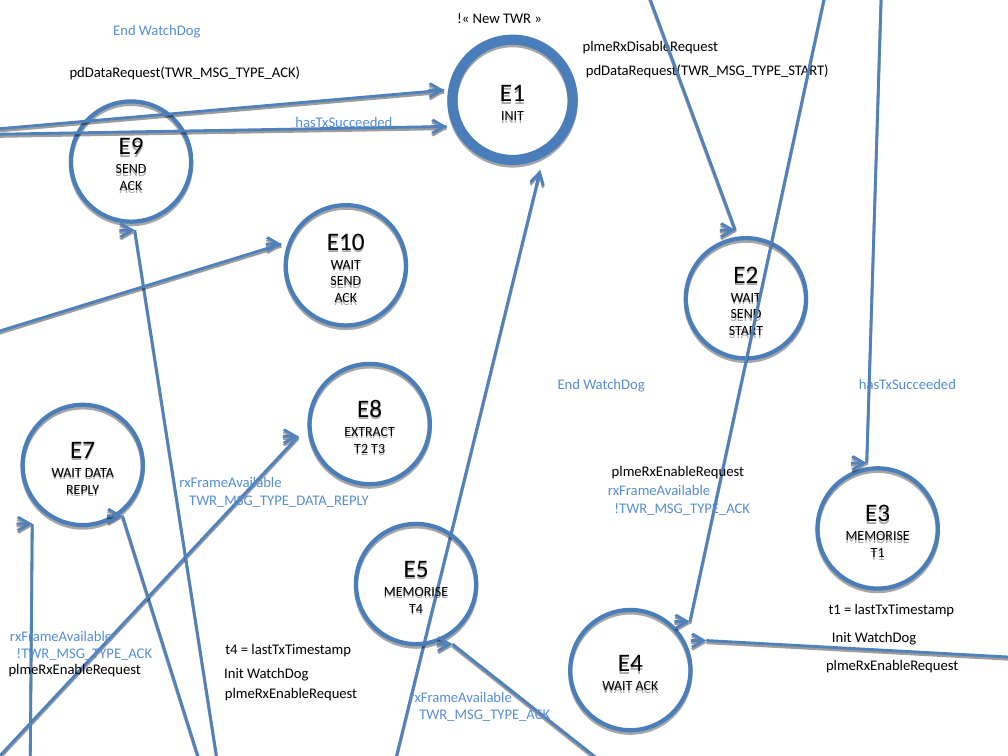
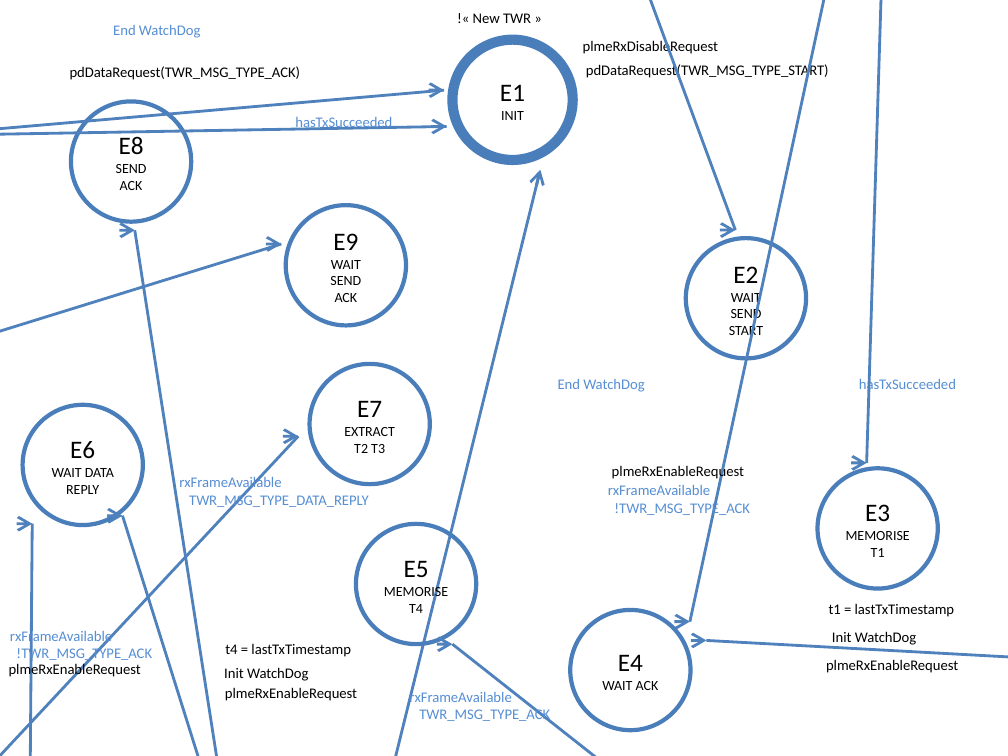
Before and after one commit to irit-rmess/DecaDuino, a slide deck: slide 1 of twrDecaDuino_A.odp. Drawn at 1008x756 pixels with LibreOffice and Linux fonts; fonts in the diff are those of the drawing. Boxes give left, top, right and bottom in pixels: in the first picture for what was removed or moved away, otherwise in the second. Text is boxed around its words. In the diff, an @@ line names an element or a change of style, - is before the commit and + after.

```diff
--- a/twrDecaDuino_A.odp
+++ b/twrDecaDuino_A.odp
@@ shadow off in 13 elements at (453, 39, 573, 159), (685, 238, 805, 358), (817, 469, 937, 589), (571, 610, 690, 730), (356, 524, 476, 644), (584, 95, 753, 230), (634, 518, 719, 622), (22, 405, 142, 525), (309, 364, 429, 484), (71, 230, 299, 467), (285, 206, 405, 326), (341, 111, 447, 192), (71, 102, 191, 222) @@
@@ text in ellipse at (119, 136, 144, 155): text changed @@
-E9
+E8
@@ text in ellipse at (333, 233, 358, 250): text changed @@
-E10
+E9
@@ text in ellipse at (357, 400, 382, 417): text changed @@
-E8
+E7
@@ text in ellipse at (70, 441, 95, 459): text changed @@
-E7
+E6
@@ shadow off; outline redrawn in 9 elements at (796, 342, 881, 464), (451, 644, 557, 678), (109, 516, 349, 628), (151, 436, 300, 478), (0, 0, 444, 397), (178, 209, 281, 262), (707, 573, 829, 655), (517, 171, 596, 612), (21, 524, 90, 619) @@
```
Also in this commit, not shown: 1 other file.
